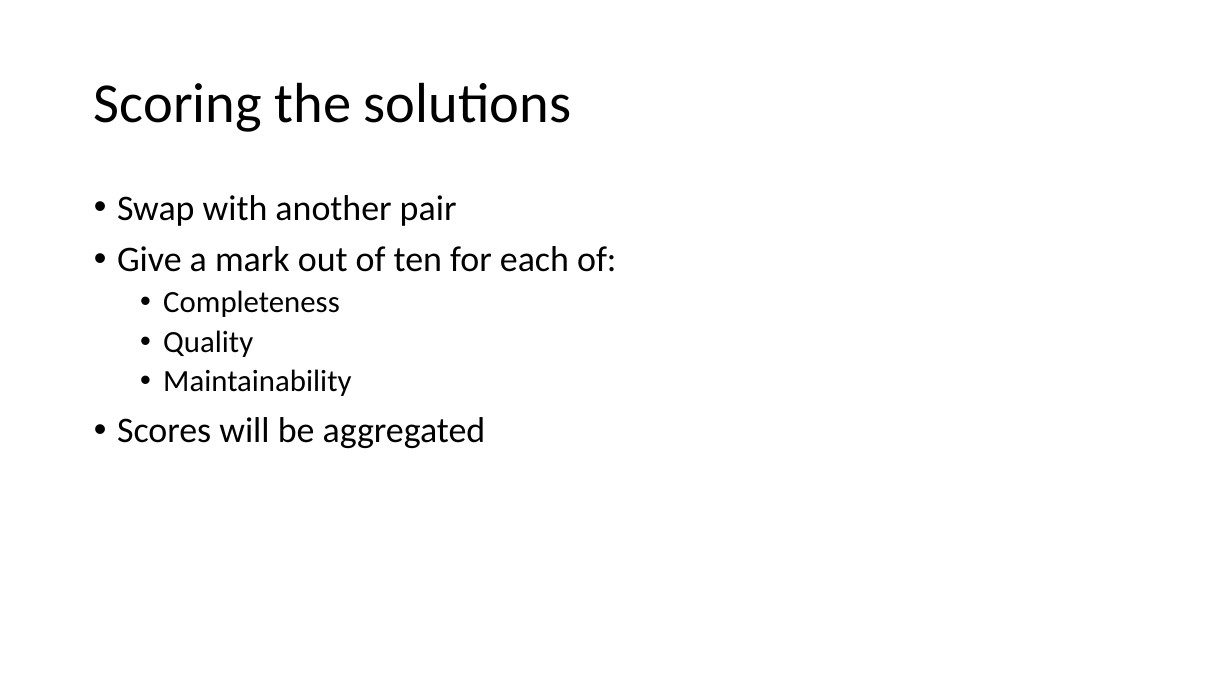
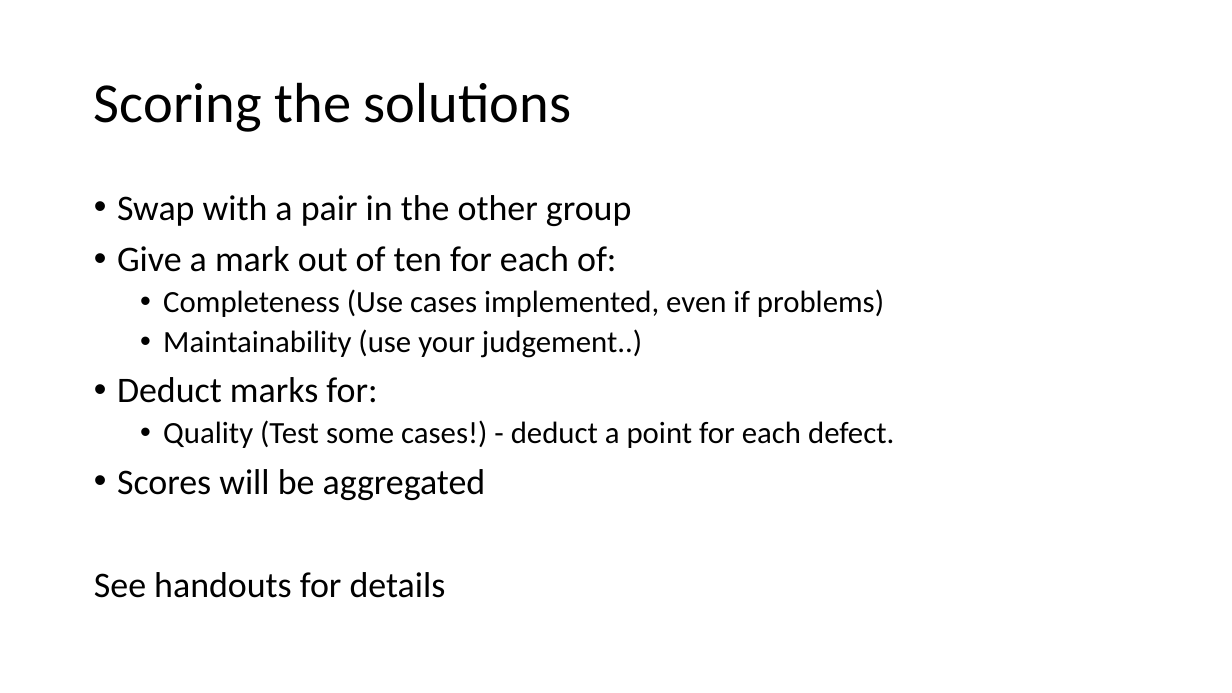
Before and after one commit to LeedsCodeDojo/TDDvsHacking, a slide deck: slide 12 of TDDvsHacking.pptx. Drawn at 1232x693 pixels with LibreOffice and Linux fonts; fonts in the diff are those of the drawing. Boxes give left, top, right and bottom in pixels: in the first picture for what was removed or moved away, otherwise in the second. Text is boxed around its words. In the diff, an @@ line names an element or a change of style, - is before the commit and + after.

Commit message:
Updated slides

```diff
--- a/TDDvsHacking.pptx
+++ b/TDDvsHacking.pptx
@@ text at (117,195,631,226): text changed @@
-• Swap with another pair
+• Swap with a pair in the other group
@@ text at (117,289,894,448): text changed @@
-  • Completeness
-  • Quality
-  • Maintainability
+  • Completeness (Use cases implemented, even if problems)
+  • Maintainability (use your judgement..)
+• Deduct marks for:
+  • Quality (Test some cases!) - deduct a point for each defect.
@@ text at (94,572,446,598): paragraph added @@
+See handouts for details
```
Also in this commit, not shown: 2 other slides changed.
